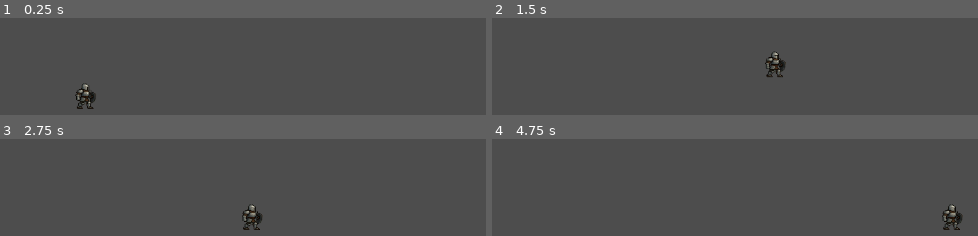
Above: before the commit, frames 1-4 (two rows, left to right).
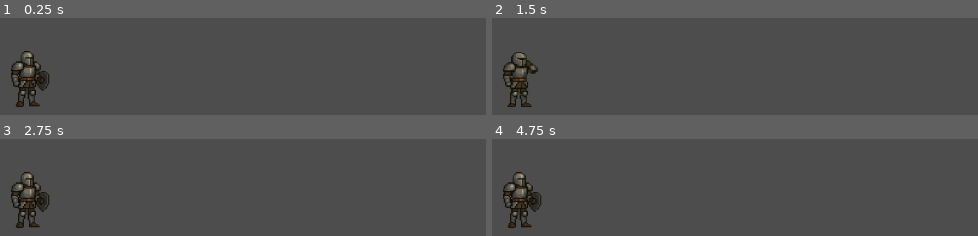
Above: after the commit, the same moments.

Repository: maybiiLen/Knight-Platformer-Game
Game: Godot game, scene res://game.tscn
Same seed, same stepped clock (60 frames per second), same inputs: the game is played once before the commit and once after it.
Inputs:
- Up to frame 1 (0.25 s): no input
- Up to frame 2 (1.5 s): tap Enter (ui_accept) at 0.5, 0.6, 0.77, 1.07, 1.35 s; hold Right (ui_right) from 0.53 s (still down)
- Up to frame 3 (2.75 s): tap Enter (ui_accept) at 1.52, 1.82, 2.1 s; release Right (ui_right) at 2.03 s; hold Left (ui_left) from 2.03 s (still down)
- Up to frame 4 (4.75 s): release Left (ui_left) at 2.78 s; hold Right (ui_right) 2.78-4.28 s; tap Enter (ui_accept) at 2.85, 3.02, 3.32, 3.6, 3.77, 4.07, 4.35, 4.52 s; hold Left (ui_left) from 4.28 s (still down)

The runs differ from the first frame. In frame 1, 2.6% of the frame differs, in the area x 2-20%, y 34-94%; in frame 2, 2.4%; in frame 3, 2.6%; in frame 4, 2.6%.

Commit message:
Movement 2.0

Diff:
--- a/game.tscn
+++ b/game.tscn
@@ -1,18 +1,20 @@
 [gd_scene load_steps=3 format=3 uid="uid://b1lvcvqs44ytw"]
 
-[ext_resource type="PackedScene" uid="uid://e2ui1hd17nm8" path="res://scene/player.tscn" id="1_80nbo"]
+[ext_resource type="PackedScene" uid="uid://kfjtqqfeaobu" path="res://scene/player.tscn" id="1_80nbo"]
 
 [sub_resource type="WorldBoundaryShape2D" id="WorldBoundaryShape2D_e2o6t"]
 distance = -5.0
 
 [node name="game" type="Node2D"]
 
-[node name="player" parent="." instance=ExtResource("1_80nbo")]
-position = Vector2(-21, 4)
-
 [node name="StaticBody2D" type="StaticBody2D" parent="."]
 
 [node name="CollisionShape2D" type="CollisionShape2D" parent="StaticBody2D"]
 shape = SubResource("WorldBoundaryShape2D_e2o6t")
 
-[node name="Camera2D" type="Camera2D" parent="."]
+[node name="Camera2D" type="Camera2D" parent="StaticBody2D"]
+position = Vector2(-1.52588e-05, 4.76837e-07)
+scale = Vector2(1, 1)
+
+[node name="player" parent="StaticBody2D" instance=ExtResource("1_80nbo")]
+position = Vector2(-135, 8)
--- a/project.godot
+++ b/project.godot
@@ -14,3 +14,31 @@
 run/main_scene="res://game.tscn"
 config/features=PackedStringArray("4.4", "Forward Plus")
 config/icon="res://icon.svg"
+
+[input]
+
+"move right"={
+"deadzone": 0.2,
+"events": [Object(InputEventKey,"resource_local_to_scene":false,"resource_name":"","device":-1,"window_id":0,"alt_pressed":false,"shift_pressed":false,"ctrl_pressed":false,"meta_pressed":false,"pressed":false,"keycode":0,"physical_keycode":68,"key_label":0,"unicode":100,"location":0,"echo":false,"script":null)
+]
+}
+"move left"={
+"deadzone": 0.2,
+"events": [Object(InputEventKey,"resource_local_to_scene":false,"resource_name":"","device":-1,"window_id":0,"alt_pressed":false,"shift_pressed":false,"ctrl_pressed":false,"meta_pressed":false,"pressed":false,"keycode":0,"physical_keycode":65,"key_label":0,"unicode":97,"location":0,"echo":false,"script":null)
+]
+}
+jump={
+"deadzone": 0.2,
+"events": [Object(InputEventKey,"resource_local_to_scene":false,"resource_name":"","device":-1,"window_id":0,"alt_pressed":false,"shift_pressed":false,"ctrl_pressed":false,"meta_pressed":false,"pressed":false,"keycode":0,"physical_keycode":32,"key_label":0,"unicode":32,"location":0,"echo":false,"script":null)
+]
+}
+down={
+"deadzone": 0.2,
+"events": [Object(InputEventKey,"resource_local_to_scene":false,"resource_name":"","device":-1,"window_id":0,"alt_pressed":false,"shift_pressed":false,"ctrl_pressed":false,"meta_pressed":false,"pressed":false,"keycode":0,"physical_keycode":83,"key_label":0,"unicode":115,"location":0,"echo":false,"script":null)
+]
+}
+sprint={
+"deadzone": 0.2,
+"events": [Object(InputEventKey,"resource_local_to_scene":false,"resource_name":"","device":-1,"window_id":0,"alt_pressed":false,"shift_pressed":false,"ctrl_pressed":false,"meta_pressed":false,"pressed":false,"keycode":0,"physical_keycode":4194325,"key_label":0,"unicode":0,"location":0,"echo":false,"script":null)
+]
+}
--- /dev/null
+++ b/scene/animated_sprite_2d.gd
@@ -0,0 +1,11 @@
+extends AnimatedSprite2D
+
+
+# Called when the node enters the scene tree for the first time.
+func _ready() -> void:
+	pass # Replace with function body.
+
+
+# Called every frame. 'delta' is the elapsed time since the previous frame.
+func _process(delta: float) -> void:
+	pass
--- a/scene/player.gd
+++ /dev/null
@@ -1,25 +0,0 @@
-extends CharacterBody2D
-
-
-const SPEED = 300.0
-const JUMP_VELOCITY = -400.0
-
-
-func _physics_process(delta: float) -> void:
-	# Add the gravity.
-	if not is_on_floor():
-		velocity += get_gravity() * delta
-
-	# Handle jump.
-	if Input.is_action_just_pressed("ui_accept") and is_on_floor():
-		velocity.y = JUMP_VELOCITY
-
-	# Get the input direction and handle the movement/deceleration.
-	# As good practice, you should replace UI actions with custom gameplay actions.
-	var direction := Input.get_axis("ui_left", "ui_right")
-	if direction:
-		velocity.x = direction * SPEED
-	else:
-		velocity.x = move_toward(velocity.x, 0, SPEED)
-
-	move_and_slide()
--- a/scene/player.tscn
+++ b/scene/player.tscn
@@ -1,51 +1,112 @@
-[gd_scene load_steps=8 format=3 uid="uid://e2ui1hd17nm8"]
+[gd_scene load_steps=11 format=3 uid="uid://kfjtqqfeaobu"]
 
-[ext_resource type="Script" uid="uid://dfp0x5vnpqwo1" path="res://scene/player.gd" id="1_hjaqi"]
-[ext_resource type="Texture2D" uid="uid://1eudkxxu3aqo" path="res://sprite/af95786f-ec87-440e-bb24-ad2e4d78b78a_-_Copy-removebg-preview.png" id="2_fvtld"]
+[ext_resource type="Texture2D" uid="uid://bwwx4e0uygbow" path="res://sprite/2dc704a2-273a-446e-9c39-bf891b3f5aba-removebg-preview.png" id="1_i3pqv"]
+[ext_resource type="Texture2D" uid="uid://bwnvox4s4l44k" path="res://sprite/3a8b657e-7e07-484b-a7cb-fe1cd42f4fce-removebg-preview.png" id="2_hqtel"]
+[ext_resource type="Texture2D" uid="uid://b0d6jtfdkxicv" path="res://sprite/352f26ba-b13a-4dd5-af8f-96a3677fdc6f-removebg-preview.png" id="3_sweqy"]
+[ext_resource type="Script" uid="uid://mjdq7tdf8ssw" path="res://scene/animated_sprite_2d.gd" id="4_ct4mp"]
 
-[sub_resource type="AtlasTexture" id="AtlasTexture_hqtel"]
-atlas = ExtResource("2_fvtld")
-region = Rect2(0, 0, 184, 408)
+[sub_resource type="GDScript" id="GDScript_fvtld"]
+script/source = "extends CharacterBody2D
 
-[sub_resource type="AtlasTexture" id="AtlasTexture_sweqy"]
-atlas = ExtResource("2_fvtld")
-region = Rect2(184, 0, 184, 408)
+
+const SPEED = 300.0
+const JUMP_VELOCITY = -400.0
+
+
+func _physics_process(delta: float) -> void:
+	# Add the gravity.
+	if not is_on_floor():
+		velocity += get_gravity() * delta
+
+	# Handle jump.
+	if Input.is_action_just_pressed(\"jump\") and is_on_floor():
+		velocity.y = JUMP_VELOCITY
+
+	# Get the input direction and handle the movement/deceleration.
+	# As good practice, you should replace UI actions with custom gameplay actions.
+	var direction := Input.get_axis(\"move left\", \"move right\")
+	if direction:
+		velocity.x = direction * SPEED
+	else:
+		velocity.x = move_toward(velocity.x, 0, SPEED)
+
+	move_and_slide()
+"
 
 [sub_resource type="AtlasTexture" id="AtlasTexture_2hs0m"]
-atlas = ExtResource("2_fvtld")
-region = Rect2(368, 0, 184, 408)
+atlas = ExtResource("1_i3pqv")
+region = Rect2(189, 0, 189, 408)
 
-[sub_resource type="SpriteFrames" id="SpriteFrames_1jxqw"]
+[sub_resource type="AtlasTexture" id="AtlasTexture_1jxqw"]
+atlas = ExtResource("2_hqtel")
+region = Rect2(189, 0, 189, 408)
+
+[sub_resource type="AtlasTexture" id="AtlasTexture_dw050"]
+atlas = ExtResource("3_sweqy")
+region = Rect2(189, 0, 189, 408)
+
+[sub_resource type="SpriteFrames" id="SpriteFrames_b26j0"]
 animations = [{
 "frames": [{
 "duration": 1.0,
-"texture": SubResource("AtlasTexture_hqtel")
-}, {
-"duration": 1.0,
-"texture": SubResource("AtlasTexture_sweqy")
+"texture": SubResource("AtlasTexture_2hs0m")
 }, {
 "duration": 1.0,
 "texture": SubResource("AtlasTexture_2hs0m")
+}, {
+"duration": 1.0,
+"texture": SubResource("AtlasTexture_2hs0m")
+}, {
+"duration": 1.0,
+"texture": SubResource("AtlasTexture_2hs0m")
+}, {
+"duration": 1.0,
+"texture": SubResource("AtlasTexture_2hs0m")
+}, {
+"duration": 1.0,
+"texture": SubResource("AtlasTexture_2hs0m")
+}, {
+"duration": 1.0,
+"texture": SubResource("AtlasTexture_1jxqw")
+}, {
+"duration": 1.0,
+"texture": SubResource("AtlasTexture_1jxqw")
+}, {
+"duration": 1.0,
+"texture": SubResource("AtlasTexture_1jxqw")
+}, {
+"duration": 1.0,
+"texture": SubResource("AtlasTexture_dw050")
+}, {
+"duration": 1.0,
+"texture": SubResource("AtlasTexture_dw050")
 }],
 "loop": true,
-"name": &"moving",
+"name": &"idling",
+"speed": 5.0
+}, {
+"frames": [],
+"loop": true,
+"name": &"running",
 "speed": 5.0
 }]
 
-[sub_resource type="CapsuleShape2D" id="CapsuleShape2D_dw050"]
-radius = 7.0
-height = 24.0
+[sub_resource type="CapsuleShape2D" id="CapsuleShape2D_ct4mp"]
+radius = 56.0
+height = 248.0
 
 [node name="player" type="CharacterBody2D"]
-script = ExtResource("1_hjaqi")
+position = Vector2(-21, 9.53674e-07)
+scale = Vector2(0.3694, 0.280719)
+script = SubResource("GDScript_fvtld")
 
 [node name="AnimatedSprite2D" type="AnimatedSprite2D" parent="."]
-position = Vector2(23, -27)
-scale = Vector2(0.228261, 0.147059)
-sprite_frames = SubResource("SpriteFrames_1jxqw")
-animation = &"moving"
-frame_progress = 0.0721969
+position = Vector2(139, -170)
+sprite_frames = SubResource("SpriteFrames_b26j0")
+animation = &"idling"
+autoplay = "idling"
+script = ExtResource("4_ct4mp")
 
 [node name="CollisionShape2D" type="CollisionShape2D" parent="."]
-position = Vector2(23, -20)
-shape = SubResource("CapsuleShape2D_dw050")
+position = Vector2(139, -143)
+shape = SubResource("CapsuleShape2D_ct4mp")
Not shown, added: scene/animated_sprite_2d.gd.uid
Not shown, removed: scene/player.gd.uid
Binary file added: sprite/2dc704a2-273a-446e-9c39-bf891b3f5aba-removebg-preview.png
Not shown, added: sprite/2dc704a2-273a-446e-9c39-bf891b3f5aba-removebg-preview.png.import
Binary file added: sprite/352f26ba-b13a-4dd5-af8f-96a3677fdc6f-removebg-preview.png
Not shown, added: sprite/352f26ba-b13a-4dd5-af8f-96a3677fdc6f-removebg-preview.png.import
Binary file added: sprite/3a8b657e-7e07-484b-a7cb-fe1cd42f4fce-removebg-preview.png
Not shown, added: sprite/3a8b657e-7e07-484b-a7cb-fe1cd42f4fce-removebg-preview.png.import
